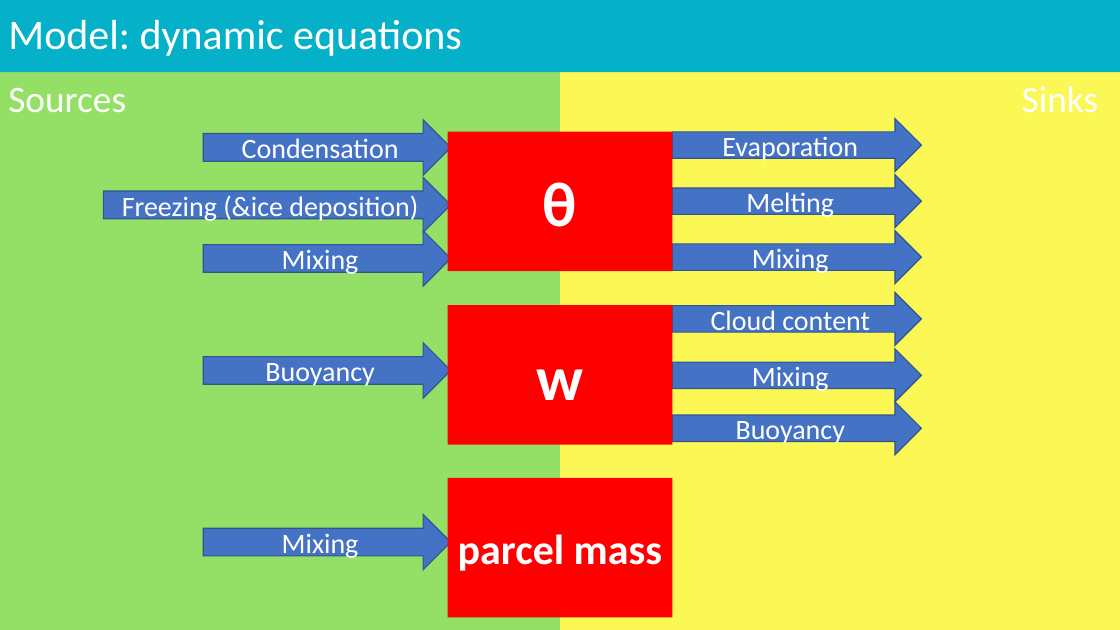
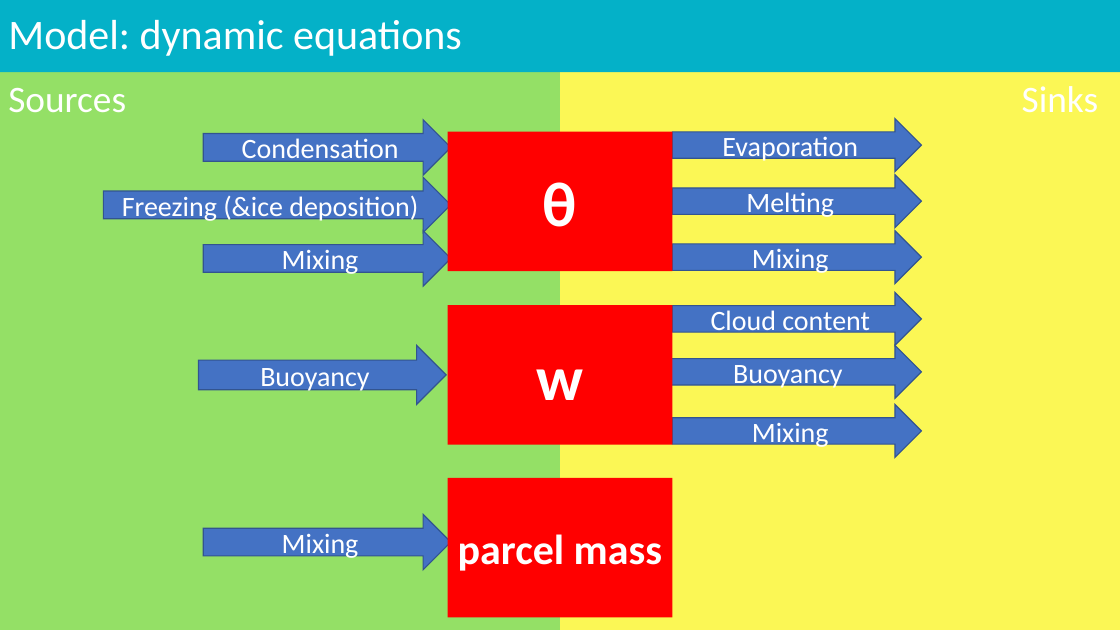
Before and after one commit to meteoNL/CloudParcelModel_SOACproject, a slide deck: slide 3 of presentation.pptx. Drawn at 1120x630 pixels with LibreOffice and Linux fonts; fonts in the diff are those of the drawing. Boxes give left, top, right and bottom in pixels: in the first picture for what was removed or moved away, otherwise in the second. Text is boxed around its words. In the diff, an @@ line names an element or a change of style, - is before the commit and + after.

Commit message:
buoyancy - buyoancy

```diff
--- a/presentation.pptx
+++ b/presentation.pptx
@@ right arrow "Buoyancy": place and size @@
-right arrow "Buoyancy" at [203, 343, 451, 398]
+right arrow "Buoyancy" at [198, 345, 446, 404]
@@ left arrow "Buoyancy": place and size @@
-left arrow "Buoyancy" at [672, 402, 922, 455]
+left arrow "Buoyancy" at [668, 345, 922, 398]
@@ left arrow "Mixing": place and size @@
-left arrow "Mixing" at [672, 349, 922, 402]
+left arrow "Mixing" at [672, 404, 922, 457]
```
